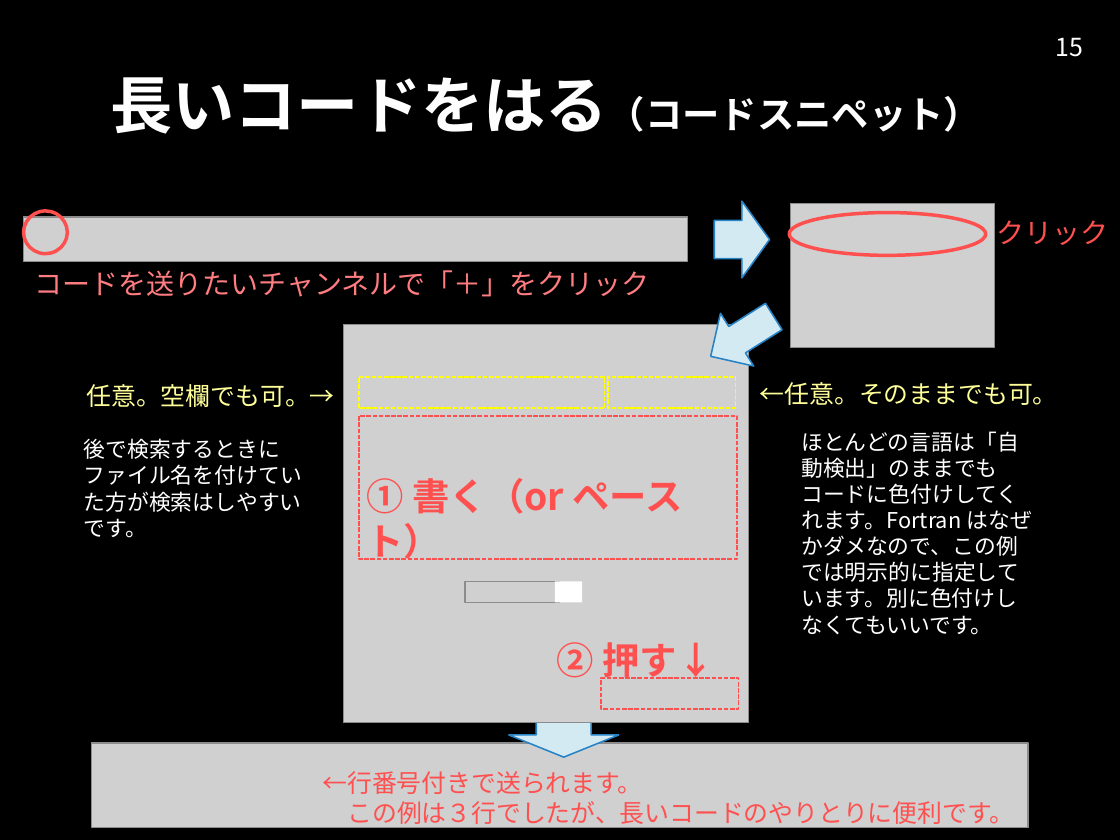
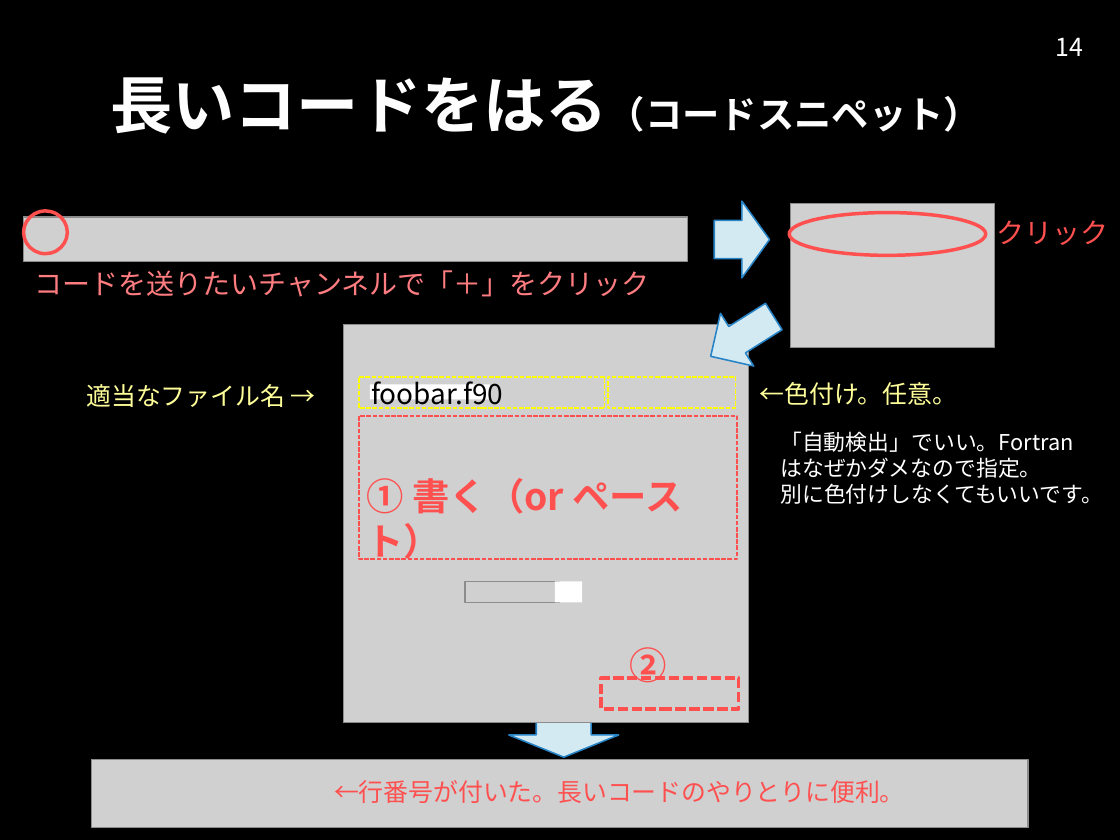
Before and after one commit to kottn/begin-slack, a slide deck: slide 14 of begin-slack.pptx (slide 15 before the commit). Drawn at 1120x840 pixels with LibreOffice and Linux fonts; fonts in the diff are those of the drawing; grey boxes stand for pictures; background and template pictures are left out. Boxes give left, top, right and bottom in pixels: in the first picture for what was removed or moved away, otherwise in the second. Text is boxed around its words. In the diff, an @@ line names an element or a change of style, - is before the commit and + after.

```diff
--- a/begin-slack.pptx
+++ b/begin-slack.pptx
@@ page number at box(1056, 37, 1084, 56): text changed @@
-15
+14
@@ text at box(86, 384, 285, 407): text changed @@
-任意。空欄でも可。→
+適当なファイル名 →
@@ rectangle added at box(370, 384, 489, 399), fill #FFFFFF @@
@@ text added at box(371, 376, 503, 409), 18 pt, text #000000 @@
+foobar.f90
@@ text at box(760, 382, 957, 405): text changed @@
-←任意。そのままでも可。
+←色付け。任意。
@@ text removed at box(84, 438, 302, 538) @@
-後で検索するときにファイル名を付けていた方が検索はしやすいです。
@@ text at box(780, 431, 1102, 504): text changed @@
-ほとんどの言語は「自動検出」のままでもコードに色付けしてくれます。Fortran はなぜかダメなので、この例では明示的に指定しています。別に色付けしなくてもいいです。
+「自動検出」でいい。Fortran はなぜかダメなので指定。
+別に色付けしなくてもいいです。
@@ text at box(630, 647, 667, 683): text changed @@
-② 押す↓
+②
@@ rectangle at box(601, 679, 739, 709): outline #FF5050 1 pt dashed to #FF5050 2.25 pt dashed @@
@@ picture: place and size @@
-picture at box(92, 743, 1028, 827)
+picture at box(92, 759, 1028, 828)
@@ text at box(334, 780, 905, 803): text changed @@
-←行番号付きで送られます。
-この例は３行でしたが、長いコードのやりとりに便利です。
+←行番号が付いた。長いコードのやりとりに便利。
```
Also in this commit, not shown: 18 other slides changed, 2 slides added, 1 slide removed, 1 other file.
